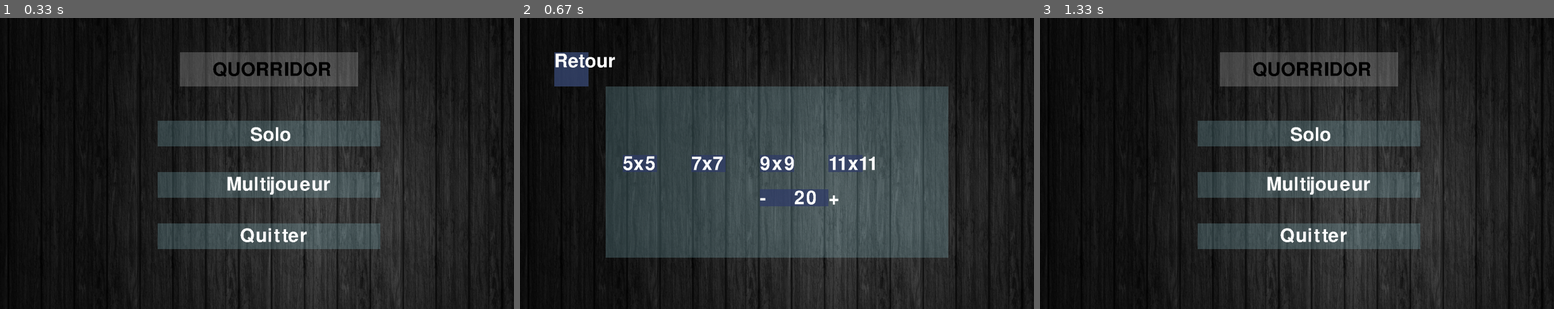
Above: before the commit, frames 1-3 (left to right).
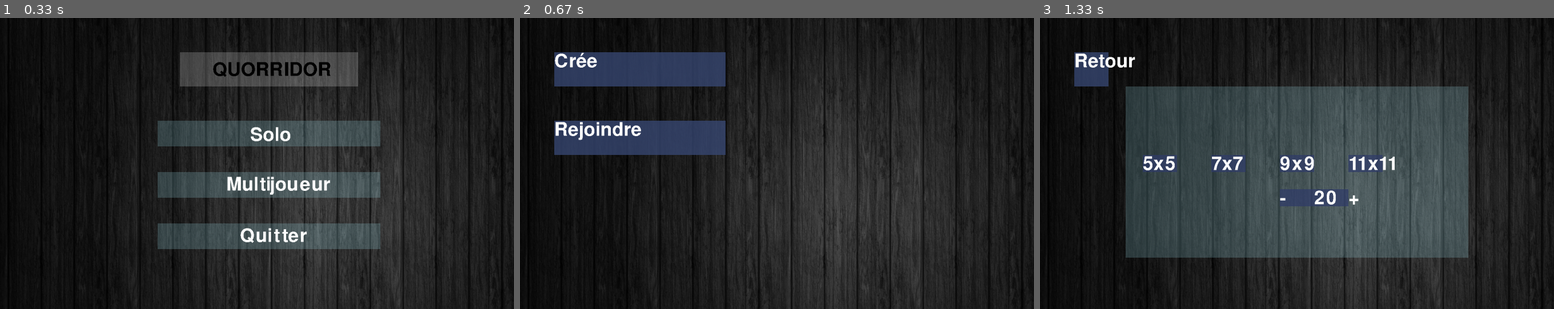
Above: after the commit, the same moments.

Repository: StaZyXx/ProjetFin1erAnnee
Game: pygame game, started from view_rework.py
Same seed, same stepped clock (60 frames per second), same inputs: the game is played once before the commit and once after it.
Inputs (mouse positions are in pixels of both pictures, inside the frame that each line leads up to):
- Up to frame 1 (0.33 s): no input
- Up to frame 2 (0.67 s): click (812, 180) at 0.38 s
- Up to frame 3 (1.33 s): click (1096, 61) at 1 s

Frame 1 is identical in both runs. In frame 2, 43% of the frame differs, in the area x 6-84%, y 11-83%; in frame 3, 34%.

Commit message:
choice server/client

Diff:
--- a/view_rework.py
+++ b/view_rework.py
@@ -39,6 +39,7 @@
                         self.__running = False
                         self.__mode = "solo"
                     elif self.__get_multiplayer.collidepoint(self.__cursor_pos):
+                        print("multiplayer")
                         self.__running = False
                         self.__mode = "multiplayer"
                     elif self.__get_leave.collidepoint(self.__cursor_pos):
@@ -49,7 +50,7 @@
         if self.__mode == "solo":
             self.boucle_param("solo")
         if self.__mode == "multiplayer":
-            self.boucle_param("multiplayer")
+            self.boucle_choice_server_client()
 
 
     def home_page(self):
@@ -224,6 +225,41 @@
 
         pygame.display.flip()  # Mettre a jour l'affichage
 
+    def boucle_choice_server_client(self):
+        self.choice_server_client()
+        self.__running = True
+        while self.__running:
+            for event in pygame.event.get():  # récupérer un event
+                if event.type == pygame.QUIT:  # Si l'event est du type fermer la fenetre
+                    self.__running = False
+                    pygame.quit()
+                if event.type == pygame.MOUSEBUTTONDOWN:
+                    self.__cursor_pos = pygame.mouse.get_pos()
+                    if self.__get_server.collidepoint(self.__cursor_pos):
+                        self.boucle_param("multiplayer")
+
+    def choice_server_client(self):
+        pygame.init()
+        self.__blue_image3 = pygame.Surface(self.__size, pygame.SRCALPHA)
+
+        pygame.draw.rect(self.__blue_image3, self.__DARK_BLUE, (100, 100, 500, 100))
+        pygame.draw.rect(self.__blue_image3, self.__DARK_BLUE, (100, 300, 500, 100))
+
+        self.__server = self.__font.render("Crée", False, (self.__WHITE))
+        self.__get_server = self.__server.get_rect()
+        self.__get_server.topleft = (100, 100)
+
+        self.__client = self.__font.render("Rejoindre", False, (self.__WHITE))
+        self.__get_client = self.__client.get_rect()
+        self.__get_client.topleft = (100, 300)
+
+        self.__screen.blit(self.__background, (0, 0))
+        self.__screen.blit(self.__blue_image3,(0,0))
+        self.__screen.blit(self.__server, (100, 100))
+        self.__screen.blit(self.__client, (100, 300))
+
+        pygame.display.flip()
+
 
 
 
